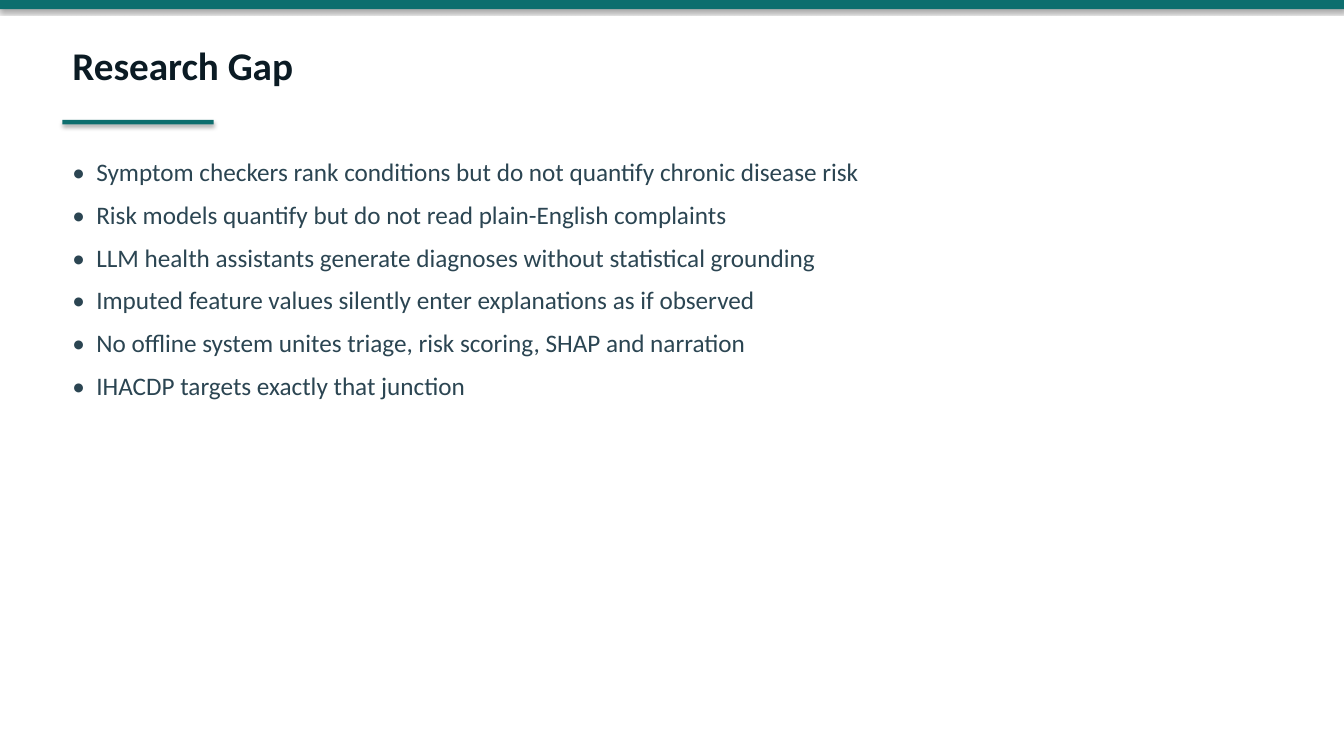
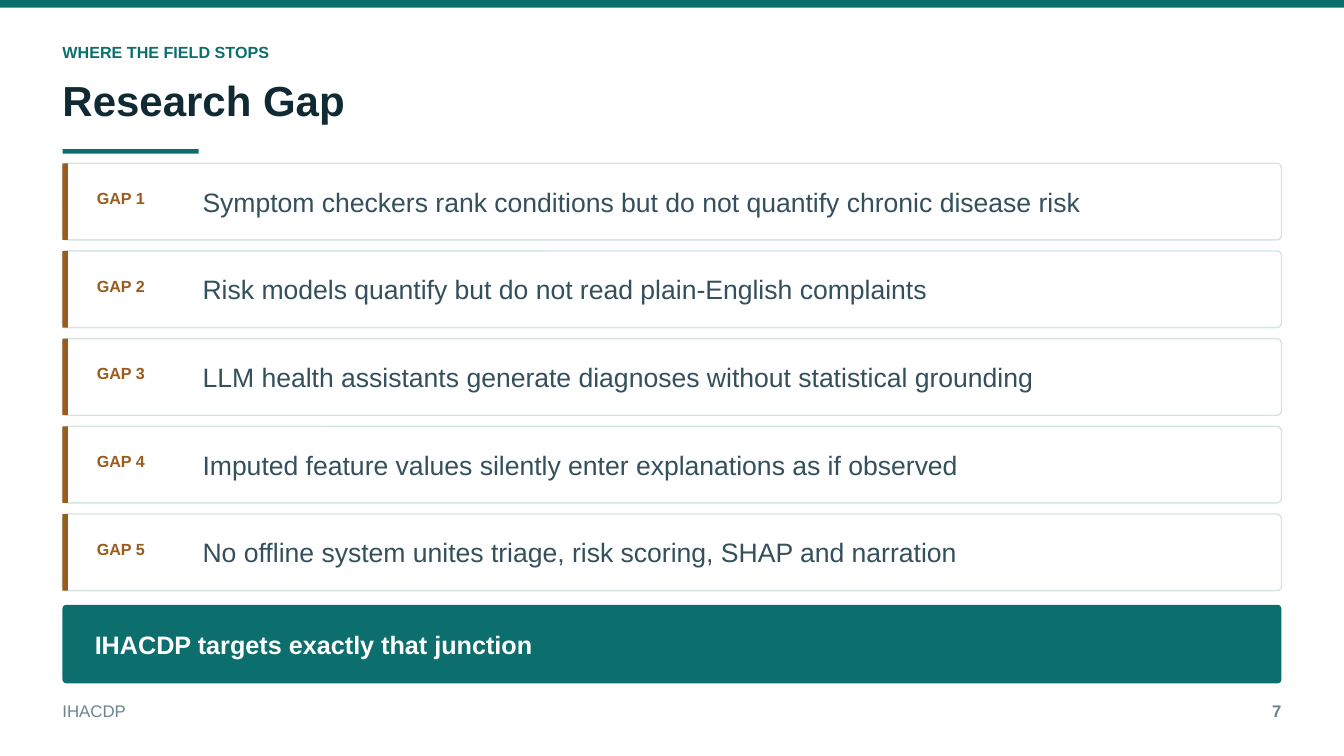
Before and after one commit to thanishq0110/IHACDP, a slide deck: slide 7 of docs/IHACDP_Presentation.pptx. Drawn at 1344x756 pixels with LibreOffice and Linux fonts; fonts in the diff are those of the drawing. Boxes give left, top, right and bottom in pixels: in the first picture for what was removed or moved away, otherwise in the second. Text is boxed around its words. In the diff, an @@ line names an element or a change of style, - is before the commit and + after.

```diff
--- a/docs/IHACDP_Presentation.pptx
+++ b/docs/IHACDP_Presentation.pptx
@@ rectangle at [0, 0, 1344, 7]: shadow off @@
@@ text added at [62, 46, 269, 58], 11.5 pt, text #0D6E6E, bold @@
+WHERE THE FIELD STOPS
@@ text "Research Gap": place and size @@
-text "Research Gap" at [72, 52, 293, 86]
+text "Research Gap" at [62, 85, 345, 125]
@@ text "Research Gap" at [62, 85, 345, 125]: size 28 to 30 pt, font Calibri to Arial, text colour #0B1B24 to #0F2A33 @@
@@ rectangle at [63, 149, 199, 153]: shadow off @@
@@ rectangle: place and size @@
-rectangle at [63, 120, 214, 124]
+rectangle at [63, 149, 199, 153]
@@ rounded rectangle added at [63, 163, 1281, 240], fill #FFFFFF, outline #D5E4E4 1 pt @@
@@ rectangle added at [63, 163, 69, 240], fill #9A5B1E @@
@@ text removed at [96, 163, 858, 400] @@
-• Symptom checkers rank conditions but do not quantify chronic disease risk
-• Risk models quantify but do not read plain-English complaints
-• LLM health assistants generate diagnoses without statistical grounding
-• Imputed feature values silently enter explanations as if observed
-• No offline system unites triage, risk scoring, SHAP and narration
-• IHACDP targets exactly that junction
@@ text added at [97, 192, 145, 204], 11.5 pt, text #9A5B1E, bold @@
+GAP 1
@@ text added at [203, 192, 1080, 217], 19 pt, text #33505C @@
+Symptom checkers rank conditions but do not quantify chronic disease risk
@@ rounded rectangle added at [63, 251, 1281, 328], fill #FFFFFF, outline #D5E4E4 1 pt @@
@@ rectangle added at [63, 251, 69, 328], fill #9A5B1E @@
@@ text added at [97, 280, 145, 292], 11.5 pt, text #9A5B1E, bold @@
+GAP 2
@@ text added at [203, 279, 927, 305], 19 pt, text #33505C @@
+Risk models quantify but do not read plain-English complaints
@@ rounded rectangle added at [63, 339, 1281, 415], fill #FFFFFF, outline #D5E4E4 1 pt @@
@@ rectangle added at [63, 339, 69, 415], fill #9A5B1E @@
@@ text added at [97, 367, 145, 379], 11.5 pt, text #9A5B1E, bold @@
+GAP 3
@@ text added at [203, 367, 1033, 393], 19 pt, text #33505C @@
+LLM health assistants generate diagnoses without statistical grounding
@@ rounded rectangle added at [63, 426, 1281, 503], fill #FFFFFF, outline #D5E4E4 1 pt @@
@@ rectangle added at [63, 426, 69, 503], fill #9A5B1E @@
@@ text added at [97, 455, 145, 467], 11.5 pt, text #9A5B1E, bold @@
+GAP 4
@@ text added at [203, 455, 957, 480], 19 pt, text #33505C @@
+Imputed feature values silently enter explanations as if observed
@@ rounded rectangle added at [63, 514, 1281, 591], fill #FFFFFF, outline #D5E4E4 1 pt @@
@@ rectangle added at [63, 514, 69, 591], fill #9A5B1E @@
@@ text added at [97, 543, 145, 555], 11.5 pt, text #9A5B1E, bold @@
+GAP 5
@@ text added at [203, 542, 957, 568], 19 pt, text #33505C @@
+No offline system unites triage, risk scoring, SHAP and narration
@@ rounded rectangle added at [63, 605, 1281, 684], fill #0D6E6E @@
@@ text added at [95, 635, 532, 659], 18 pt, text #FFFFFF, bold @@
+IHACDP targets exactly that junction
@@ text added at [62, 705, 125, 717], 12 pt, text #6B848E @@
+IHACDP
@@ text added at [1272, 705, 1281, 717], 12 pt, text #6B848E, bold @@
+7
```
Also in this commit, not shown: 18 other slides changed, 1 slide added, 1 slide removed, 14 other files.
